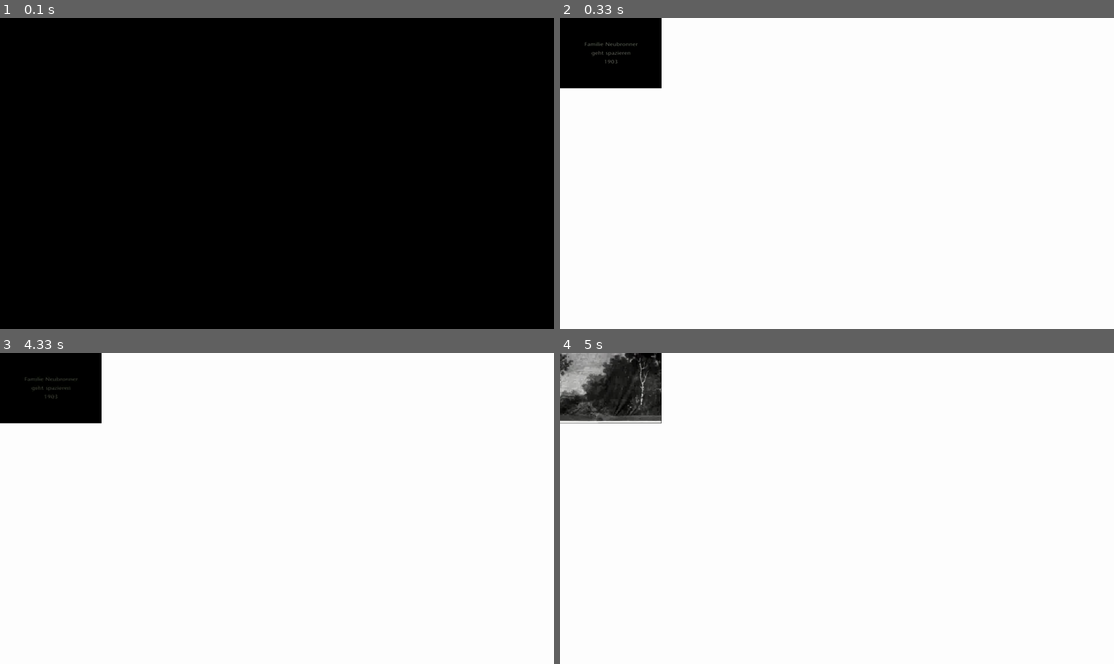
Above: before the commit, frames 1-4 (two rows, left to right).
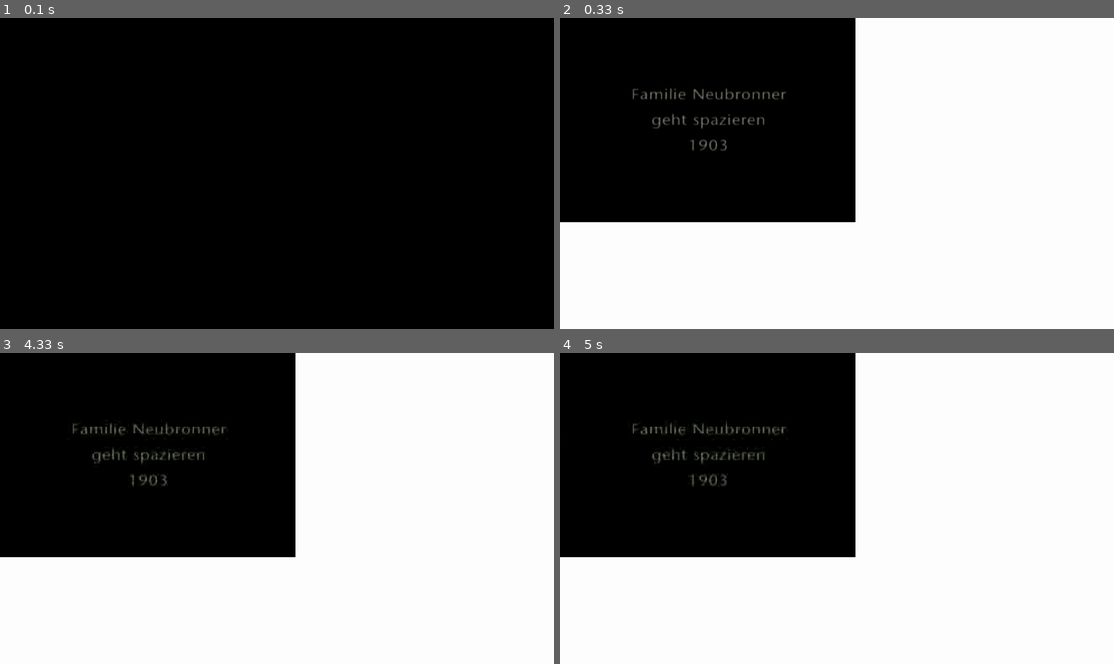
Above: after the commit, the same moments.

Repository: aschle/magicKurbelKamera
Game: pygame game, started from test_opencv.py
The game is run twice, just before and just after one commit, with the same random seed, the same clock (stepped at 60 frames per second) and the same inputs. The source is Python 2; it was converted automatically to run under Python 3.
Inputs:
- Up to frame 1 (0.1 s): no input
- Up to frame 2 (0.33 s): no input
- Up to frame 3 (4.33 s): no input
- Up to frame 4 (5 s): no input

Frame 1 is identical in both runs. In frame 2, 31% of the frame differs, in the area x 0-54%, y 0-66%; in frame 3, 31%; in frame 4, 34%.

Commit message:
scaling the image on the fly results in very bad image quality
* keeping the aspect ratio
* scaling to 1024x768
* steeling the code from http://www.pygame.org/pcr/transform_scale/
* using still pygame

refs #3

Diff:
--- a/test_opencv.py
+++ b/test_opencv.py
@@ -9,12 +9,40 @@
 
 count = 1
 
+#http://www.pygame.org/pcr/transform_scale/
+def aspect_scale(img,(bx,by)):
+    """ Scales 'img' to fit into box bx/by.
+     This method will retain the original image's aspect ratio """
+    ix,iy = img.get_size()
+    if ix > iy:
+        # fit to width
+        scale_factor = bx/float(ix)
+        sy = scale_factor * iy
+        if sy > by:
+            scale_factor = by/float(iy)
+            sx = scale_factor * ix
+            sy = by
+        else:
+            sx = bx
+    else:
+        # fit to height
+        scale_factor = by/float(iy)
+        sx = scale_factor * ix
+        if sx > bx:
+            scale_factor = bx/float(ix)
+            sx = bx
+            sy = scale_factor * iy
+        else:
+            sy = by
+
+    return pygame.transform.scale(img, (int(sx),int(sy)))
+
 while 1:
-
 		image = 'video/frames/NEUBR_24_%04d.jpg' % (count,)
 		img = pygame.image.load(image)
 		screen.fill((255,255,255))
-		screen.blit(img,(0,0))
-		clock.tick(10)
+		scaled_image = aspect_scale(img, (1024, 768));
+		screen.blit(scaled_image,(0,0))
+		clock.tick(5)
 		pygame.display.flip()
 		count = count + 1
